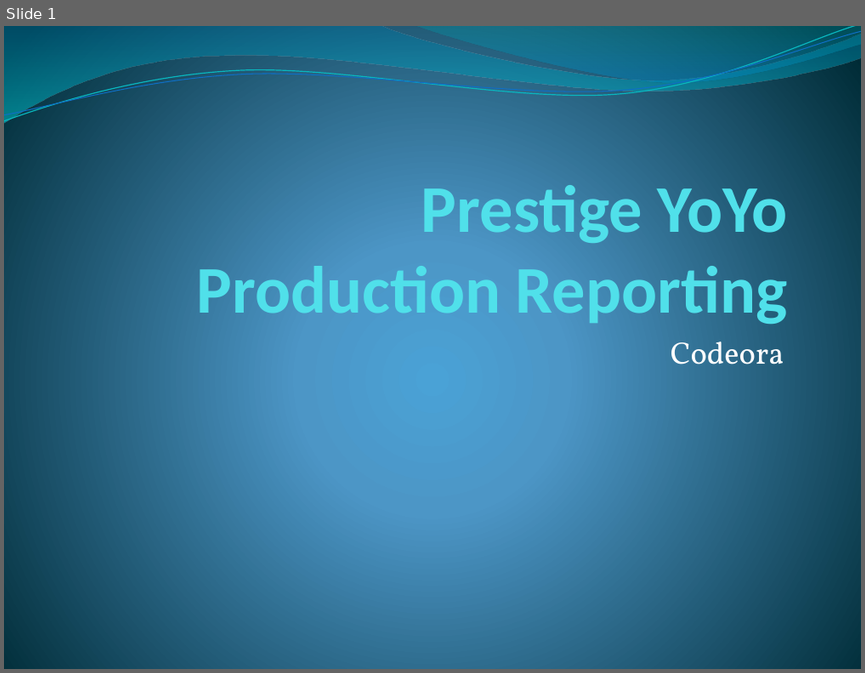
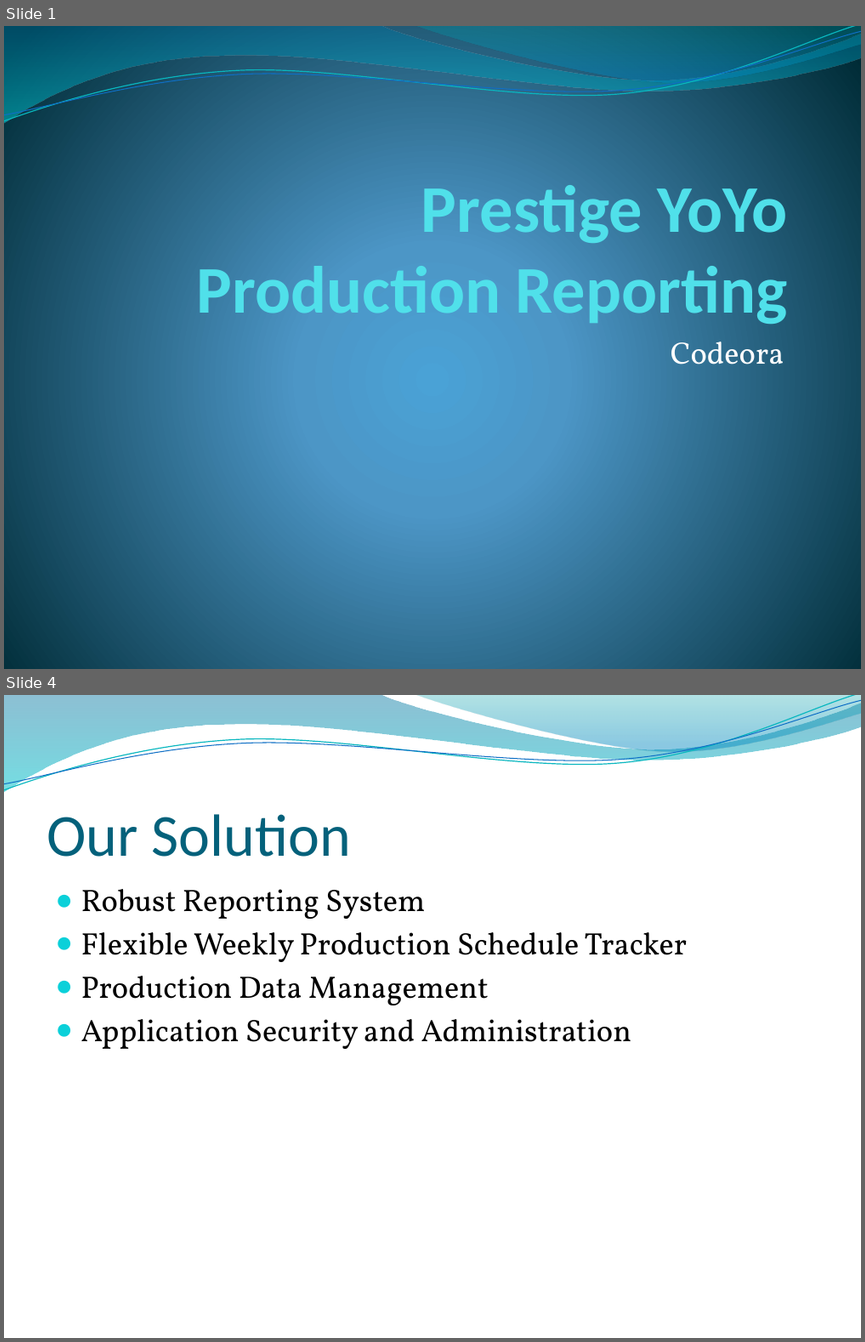
Before and after one commit to Wiles/asql_project, a slide deck: Presentation.pptx. Shown one above the other, each under a label of ours: slide 1 before the commit, slides 1 and 4 after it; the slides between them are not shown. The pictures are 865x673 and 865x1342 pixels, drawn with LibreOffice and Linux fonts; fonts in the diff are those of the drawing; background and template pictures are left out. Boxes give left, top, right and bottom in pixels: in the first picture for what was removed or moved away, otherwise in the second. Text is boxed around its words. In the diff, an @@ line names an element or a change of style, - is before the commit and + after.

```diff
--- a/Presentation.pptx
+++ b/Presentation.pptx
@@ slide 4 added at <box>4,695,861,1338</box>, background picture (left out); not listed: 4 template elements that a slide beside it also shows @@
@@ title added at <box>46,814,351,857</box>, 50 pt, text #04617B @@
+Our Solution
@@ text added at <box>81,889,687,1049</box>, 26 pt, text #000000 @@
+● Robust Reporting System
+● Flexible Weekly Production Schedule Tracker
+● Production Data Management
+● Application Security and Administration
```
Also in this commit, not shown: 2 slides changed.
